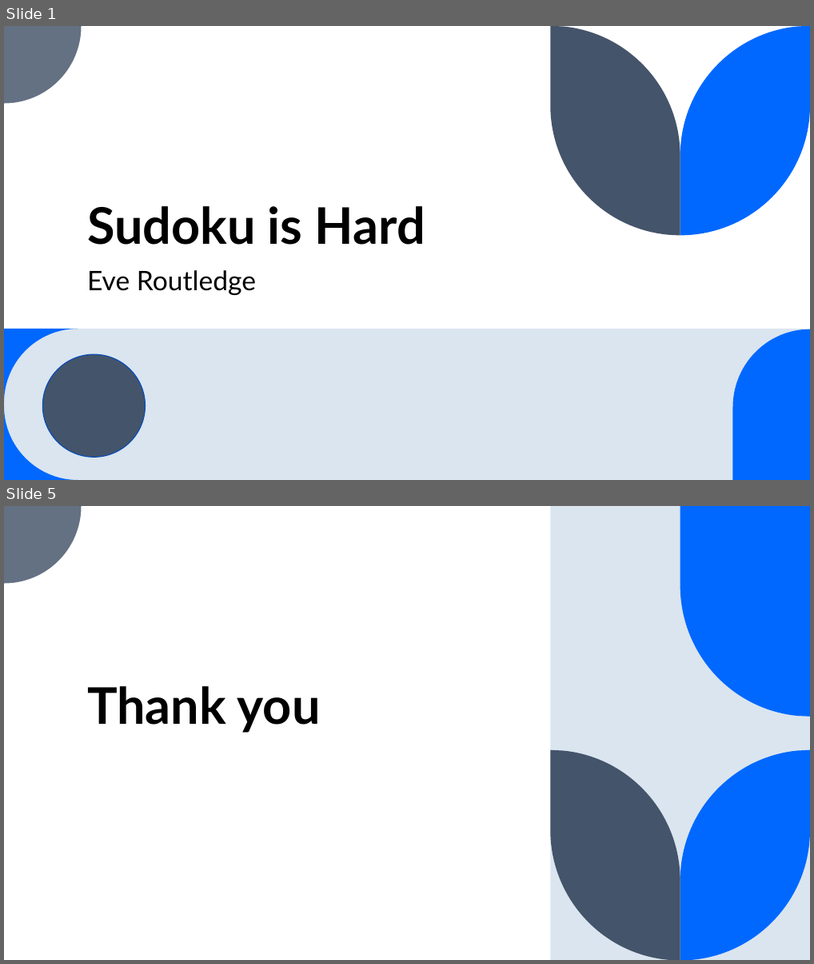
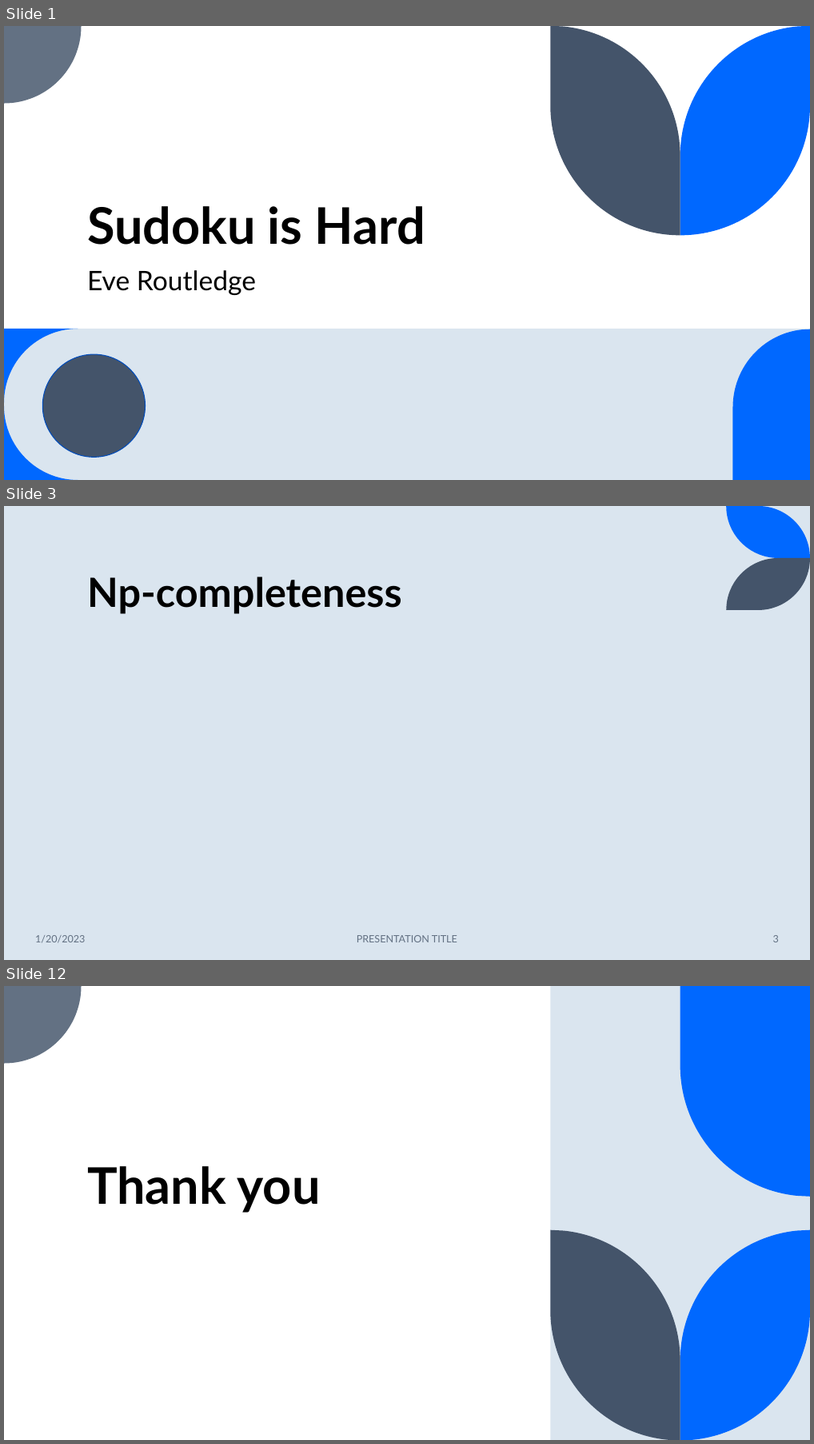
Before and after one commit to EveRoutledge/sudoku, a slide deck: SudokuPresentation.pptx. Shown one above the other, each under a label of ours: slides 1 and 5 before the commit, slides 1, 3 and 12 after it; the slides between them are not shown. The pictures are 814x964 and 814x1444 pixels, drawn with LibreOffice and Linux fonts; fonts in the diff are those of the drawing. Boxes give left, top, right and bottom in pixels: in the first picture for what was removed or moved away, otherwise in the second. Text is boxed around its words. In the diff, an @@ line names an element or a change of style, - is before the commit and + after.

```diff
--- a/SudokuPresentation.pptx
+++ b/SudokuPresentation.pptx
@@ slide 3 added at [4, 506, 810, 960], background #DAE5EF @@
@@ freeform shape added at [727, 506, 810, 558], fill #0068FF @@
@@ title added at [87, 576, 402, 614], 48 pt, text #000000, bold @@
+Np-completeness
@@ freeform shape added at [727, 558, 810, 610], fill #44546A @@
@@ text added at [35, 935, 85, 943], 12 pt, text #637183 @@
+1/20/2023
@@ text added at [357, 935, 458, 942], 12 pt, text #637183 @@
+PRESENTATION TITLE
@@ page number added at [774, 935, 779, 942], 12 pt, text #637183 @@
+3
@@ what was slide 5 is now slide 12 @@
```
Also in this commit, not shown: 2 slides changed, 7 other slides added, 1 slide removed, 6 other files.
